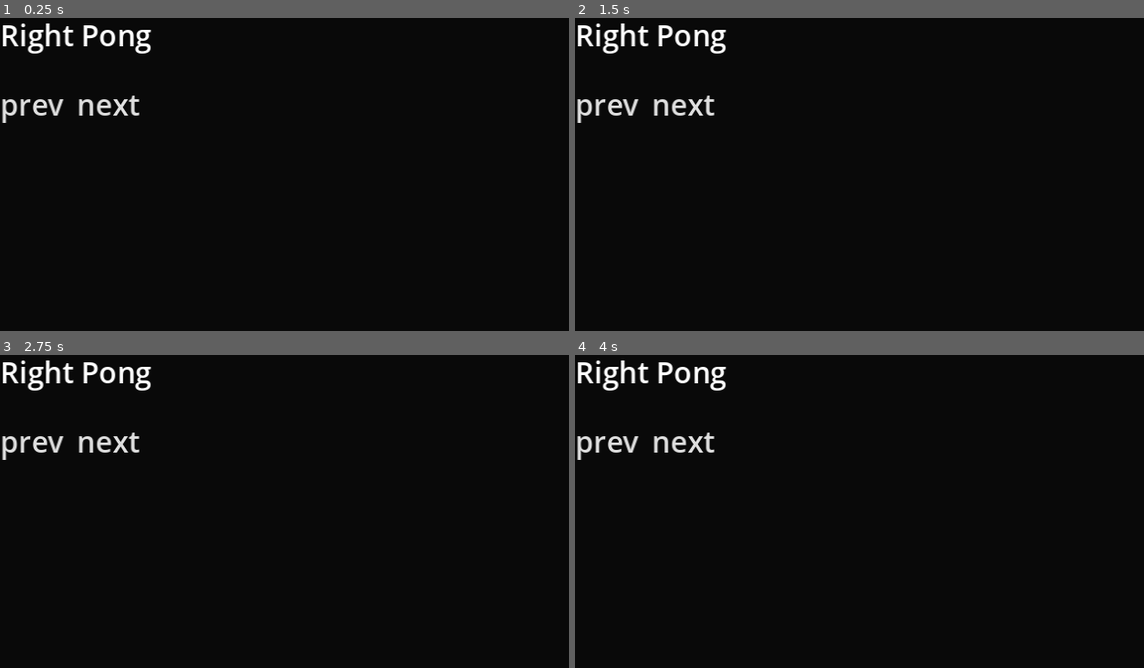
Above: before the commit, frames 1-4 (two rows, left to right).
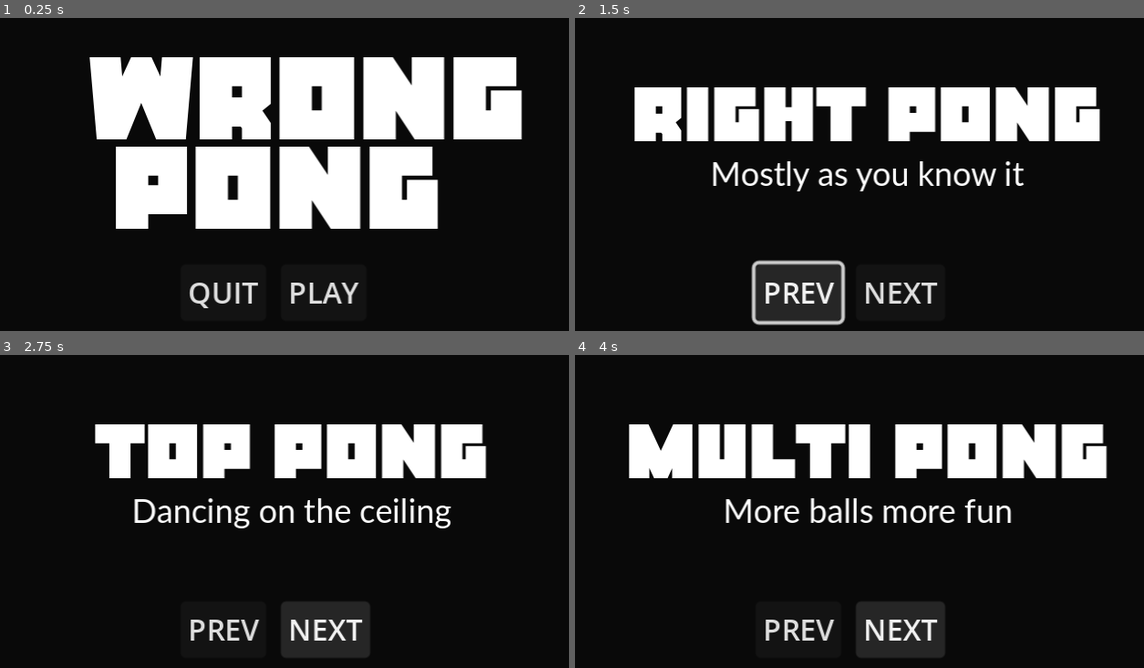
Above: after the commit, the same moments.

Repository: AgainstLightning/wrong_pong
Game: Godot game, scene res://Main.tscn
The game is run twice, just before and just after one commit, with the same random seed, the same clock (stepped at 60 frames per second) and the same inputs. The engine's default icon, where the game draws it, is replaced by a stand-in: a white triangle on a blue panel in a dark square.
Inputs (mouse positions are in pixels of both pictures, inside the frame that each line leads up to):
- Up to frame 1 (0.25 s): no input
- Up to frame 2 (1.5 s): click (899, 293) at 0.5 s, where only the run after the commit has a clickable "PLAY"; click (796, 293) at 1.25 s, where only the run after the commit has a clickable "PREV"
- Up to frame 3 (2.75 s): click (324, 630) at 2 s, where only the run after the commit has a clickable "NEXT"
- Up to frame 4 (4 s): click (796, 630) at 2.75 s, where only the run after the commit has a clickable "PREV"; click (899, 630) at 3.5 s, where only the run after the commit has a clickable "NEXT"

The runs differ from the first frame. In frame 1, 32% of the frame differs, in the area x 0-92%, y 1-93%; in frame 2, 18%; in frame 3, 16%; in frame 4, 17%.

Commit message:
full menu functionality

Diff:
--- a/GameManager.gd
+++ b/GameManager.gd
@@ -2,22 +2,36 @@
 
 var current_level_index = 0
 
+@onready var main_menu_packed_scene = preload("res://scenes/MainMenu.tscn")
 @onready var levels = [
 	"res://resources/RightLevel.tres",
 	"res://resources/TopLevel.tres",
 	"res://resources/MultiballLevel.tres",
 	"res://resources/MirrorLevel.tres",
-	"res://resources/Boss.tres"
+	"res://resources/Boss.tres",
+	"res://resources/Results.tres"
 ]
 
 func _ready():
-	load_level(current_level_index)
+	load_main_menu()
 
-func load_level(level_index):
+func load_main_menu():
+	get_tree().change_scene_to_packed(main_menu_packed_scene)
+
+func load_level(level_index = current_level_index):
 	var level_data = load(levels[level_index])
 	get_tree().change_scene_to_packed(level_data["scene"])
 	current_level_index = level_index
 
 func load_next_level():
 	var next_level_index = current_level_index + 1
-	load_level(next_level_index)
+	if next_level_index < levels.size():
+		load_level(next_level_index)
+
+func load_prev_level():
+	var prev_level_index = current_level_index - 1
+	if prev_level_index > 0:
+		load_level(prev_level_index)
+
+func quit():
+	get_tree().quit()
--- /dev/null
+++ b/resources/Results.tres
@@ -0,0 +1,11 @@
+[gd_resource type="Resource" script_class="LevelData" load_steps=3 format=3 uid="uid://dxjqv10ji2kd8"]
+
+[ext_resource type="PackedScene" uid="uid://0ja6nvfldfbi" path="res://scenes/levels/Results.tscn" id="1_kqr80"]
+[ext_resource type="Script" path="res://resources/Level.gd" id="1_yxjyh"]
+
+[resource]
+script = ExtResource("1_yxjyh")
+display_name = "Results"
+subtitle = "A congratulations is in order"
+display_name_color = Color(0, 0, 0, 1)
+scene = ExtResource("1_kqr80")
--- /dev/null
+++ b/scenes/MainMenu.gd
@@ -0,0 +1,7 @@
+extends Node2D
+
+func _on_play_btn_pressed():
+	GameManager.load_level(0)
+
+func _on_quit_btn_pressed():
+	GameManager.quit()
--- /dev/null
+++ b/scenes/MainMenu.tscn
@@ -0,0 +1,45 @@
+[gd_scene load_steps=3 format=3 uid="uid://droyoqt03fct0"]
+
+[ext_resource type="Script" path="res://scenes/MainMenu.gd" id="1_5luof"]
+[ext_resource type="FontFile" uid="uid://cm4jt2ka1qkph" path="res://resources/fonts/eclipse-v2/Eclipse.ttf" id="1_bdj43"]
+
+[node name="MainMenu" type="Node2D"]
+script = ExtResource("1_5luof")
+
+[node name="Control" type="Control" parent="."]
+layout_mode = 3
+anchors_preset = 0
+offset_right = 320.0
+offset_bottom = 180.0
+
+[node name="RichTextLabel" type="RichTextLabel" parent="Control"]
+layout_mode = 0
+offset_top = 2.0
+offset_right = 320.0
+offset_bottom = 183.0
+theme_override_colors/default_color = Color(1, 1, 1, 1)
+theme_override_constants/line_separation = -33
+theme_override_fonts/normal_font = ExtResource("1_bdj43")
+theme_override_font_sizes/normal_font_size = 64
+bbcode_enabled = true
+text = "[center] WRONG
+PONG [/center]"
+
+[node name="PlayBtn" type="Button" parent="Control"]
+layout_mode = 0
+offset_left = 154.0
+offset_top = 137.0
+offset_right = 201.0
+offset_bottom = 168.0
+text = "PLAY"
+
+[node name="QuitBtn" type="Button" parent="Control"]
+layout_mode = 0
+offset_left = 99.0
+offset_top = 137.0
+offset_right = 146.0
+offset_bottom = 168.0
+text = "QUIT"
+
+[connection signal="pressed" from="Control/PlayBtn" to="." method="_on_play_btn_pressed"]
+[connection signal="pressed" from="Control/QuitBtn" to="." method="_on_quit_btn_pressed"]
--- a/scenes/levels/Base.gd
+++ b/scenes/levels/Base.gd
@@ -1,11 +1,15 @@
 extends Node2D
 
 @onready var display_name_text = $DisplayNameText
+@onready var subtitle_text = $SubtitleText
 
 func _ready():
 	var level_data: LevelData = load(GameManager.levels[GameManager.current_level_index])
-	print(level_data.display_name)
-	display_name_text.text = level_data.display_name
+	display_name_text.text = "[center]" + level_data.display_name
+	subtitle_text.text = "[center]" + level_data.subtitle
 
-func _on_next_button_pressed():
+func _on_next_btn_pressed():
 	GameManager.load_next_level()
+
+func _on_prev_btn_pressed():
+	GameManager.load_prev_level()
--- a/scenes/levels/Base.tscn
+++ b/scenes/levels/Base.tscn
@@ -1,28 +1,44 @@
-[gd_scene load_steps=2 format=3 uid="uid://cox73cosq7pjx"]
+[gd_scene load_steps=4 format=3 uid="uid://cox73cosq7pjx"]
 
 [ext_resource type="Script" path="res://scenes/levels/Base.gd" id="1_nngpx"]
+[ext_resource type="FontFile" uid="uid://cym8t5tsbeead" path="res://resources/fonts/eclipse-v2/Eclipse.otf" id="2_sv51w"]
+[ext_resource type="FontFile" uid="uid://c5f2400xn2vc7" path="res://resources/fonts/lato/Lato-Regular.ttf" id="3_j7bfs"]
 
 [node name="BaseLevel" type="Node2D"]
 script = ExtResource("1_nngpx")
 
 [node name="DisplayNameText" type="RichTextLabel" parent="."]
-offset_right = 107.0
-offset_bottom = 24.0
-text = "test test test"
+offset_left = 1.0
+offset_top = 26.0
+offset_right = 320.0
+offset_bottom = 90.0
+theme_override_fonts/normal_font = ExtResource("2_sv51w")
+theme_override_font_sizes/normal_font_size = 42
+bbcode_enabled = true
+text = "[center]MIRROR PONG"
 
-[node name="NextButton" type="LinkButton" parent="."]
-offset_left = 42.0
-offset_top = 38.0
-offset_right = 82.0
-offset_bottom = 78.0
-text = "next"
-underline = 1
+[node name="NextBtn" type="Button" parent="."]
+offset_left = 154.0
+offset_top = 137.0
+offset_right = 201.0
+offset_bottom = 168.0
+text = "NEXT"
 
-[node name="PrevButton" type="LinkButton" parent="."]
-offset_top = 38.0
-offset_right = 40.0
-offset_bottom = 78.0
-text = "prev"
-underline = 1
+[node name="PrevBtn" type="Button" parent="."]
+offset_left = 99.0
+offset_top = 137.0
+offset_right = 146.0
+offset_bottom = 168.0
+text = "PREV"
 
-[connection signal="pressed" from="NextButton" to="." method="_on_next_button_pressed"]
+[node name="SubtitleText" type="RichTextLabel" parent="."]
+offset_top = 76.0
+offset_right = 321.0
+offset_bottom = 103.0
+theme_override_fonts/normal_font = ExtResource("3_j7bfs")
+theme_override_font_sizes/normal_font_size = 18
+bbcode_enabled = true
+text = "[center]Long subtitle to test validity"
+
+[connection signal="pressed" from="NextBtn" to="." method="_on_next_btn_pressed"]
+[connection signal="pressed" from="PrevBtn" to="." method="_on_prev_btn_pressed"]
--- a/scenes/levels/Boss.tscn
+++ b/scenes/levels/Boss.tscn
@@ -3,3 +3,6 @@
 [ext_resource type="PackedScene" uid="uid://cox73cosq7pjx" path="res://scenes/levels/Base.tscn" id="1_2qx21"]
 
 [node name="BaseLevel" instance=ExtResource("1_2qx21")]
+
+[node name="DisplayNameText" parent="." index="0"]
+modulate = Color(1, 0, 0, 1)
--- /dev/null
+++ b/scenes/levels/Results.gd
@@ -0,0 +1,15 @@
+extends "res://scenes/levels/Base.gd"
+
+@onready var next_btn: Button = $NextBtn
+@onready var prev_btn: Button = $PrevBtn
+
+func _ready():
+	super._ready()
+	next_btn.text = "Main Menu"
+	prev_btn.text = "Quit"
+
+func _on_next_btn_pressed():
+	GameManager.load_main_menu()
+
+func _on_prev_btn_pressed():
+	GameManager.quit()
--- /dev/null
+++ b/scenes/levels/Results.tscn
@@ -0,0 +1,7 @@
+[gd_scene load_steps=3 format=3 uid="uid://0ja6nvfldfbi"]
+
+[ext_resource type="PackedScene" uid="uid://cox73cosq7pjx" path="res://scenes/levels/Base.tscn" id="1_tk67r"]
+[ext_resource type="Script" path="res://scenes/levels/Results.gd" id="2_2hauo"]
+
+[node name="Results" instance=ExtResource("1_tk67r")]
+script = ExtResource("2_2hauo")
Not shown, added: resources/fonts/eclipse-v2/1001fonts-Eclipse-eula.txt
Not shown, added: resources/fonts/eclipse-v2/1001fonts-eclipse-v2-eula.txt
Binary file added: resources/fonts/eclipse-v2/Eclipse.otf
Not shown, added: resources/fonts/eclipse-v2/Eclipse.otf.import
Binary file added: resources/fonts/eclipse-v2/Eclipse.ttf
Not shown, added: resources/fonts/eclipse-v2/Eclipse.ttf.import
Not shown, added: resources/fonts/eclipse-v2/Read Me.txt
Binary file added: resources/fonts/lato/Lato-Black.ttf
Not shown, added: resources/fonts/lato/Lato-Black.ttf.import
Binary file added: resources/fonts/lato/Lato-BlackItalic.ttf
Not shown, added: resources/fonts/lato/Lato-BlackItalic.ttf.import
Binary file added: resources/fonts/lato/Lato-Bold.ttf
(and 35 more such lines)
